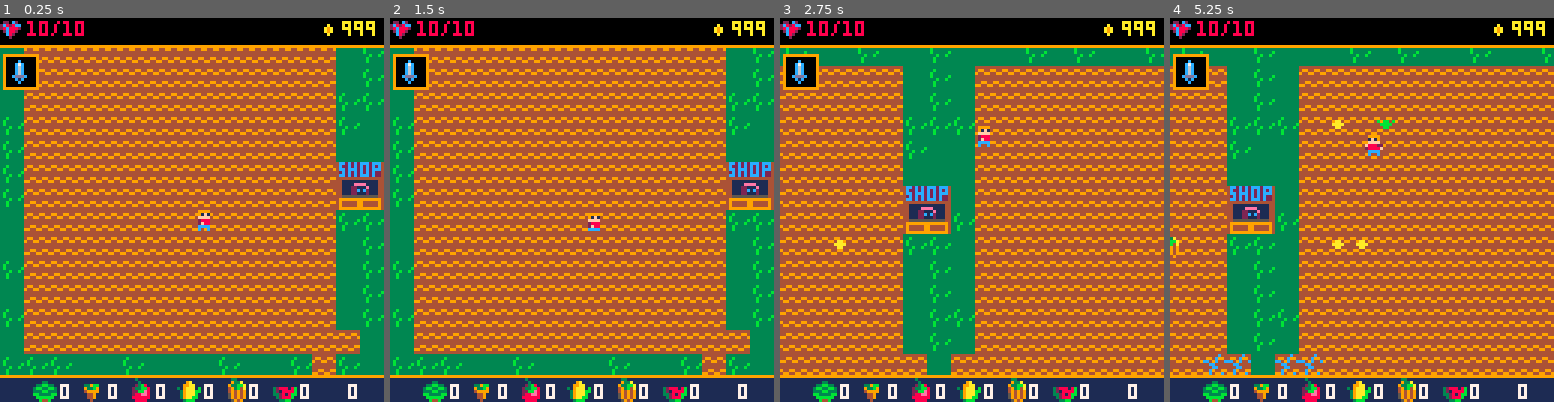
Above: before the commit, frames 1-4 (left to right).
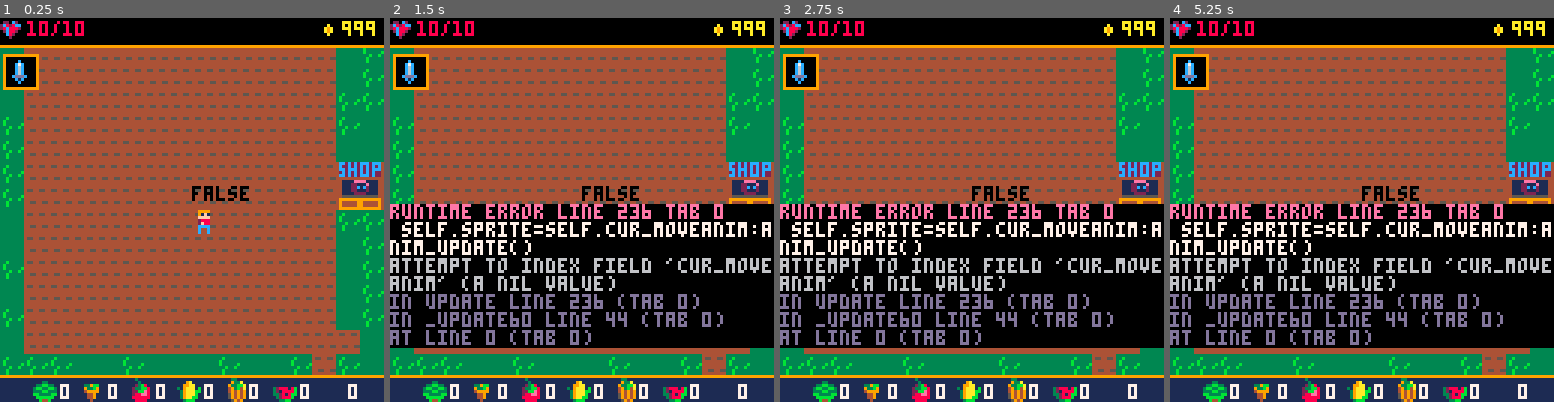
Above: after the commit, the same moments.

Repository: alexjbusch/GameJam2020
Game: PICO-8 cartridge GMTK-GameJam2020-Game/necrofarmicon.p8
Two runs of this game, one before a commit and one after it. Both use one fixed random seed, a clock stepped at 60 frames per second and the inputs below.
Inputs:
- Up to frame 1 (0.25 s): no input
- Up to frame 2 (1.5 s): tap X (X key) at 0.33, 1.07 s; tap O (Z key) at 0.7 s
- Up to frame 3 (2.75 s): hold Right 1.6-2.1 s; tap O (Z key) at 1.7, 2.1, 2.5 s; tap X (X key) at 1.85 s; hold Up 2.15-2.42 s; hold Right from 2.47 s (still down)
- Up to frame 4 (5.25 s): tap O (Z key) every 0.4 s from 2.9 to 4.9 s; tap X (X key) at 2.97, 4.08, 5.2 s; release Right at 3.03 s; hold Left 3.08-3.58 s; hold Down 3.63-3.97 s; hold Right 4.02-4.68 s; hold Up 4.73-5.03 s; hold Left from 5.08 s (still down)

The runs differ from the first frame. In frame 1, 17% of the frame differs, in the area x 6-97%, y 7-93%; in frame 2, 46%; in frame 3, 67%; in frame 4, 67%, in the area x 0-100%, y 7-93%.
Error after the commit: runtime error line 236 tab 0; self.sprite=self.cur_moveanim:anim_update(); attempt to index field 'cur_moveanim' (a nil value)

Commit message:
sword animations

Diff:
--- a/GMTK-GameJam2020-Game/necrofarmicon.p8
+++ b/GMTK-GameJam2020-Game/necrofarmicon.p8
@@ -88,6 +88,7 @@
   end
   player:draw()
   ui_layer:draw()
+  ?player.anim_locked,player.x,player.y-8,0
  end
 end
 
@@ -145,10 +146,15 @@
  anim.f=1
  anim.s=s
  anim.sp=sp
+ anim.done=false
 
  function anim:anim_update()
+  self.done = false
   self.t=(self.t+1)%self.s
   if (self.t==0) self.f=self.f%#self.sp+1
+  if self.f==#self.sp and self.t==self.s-1 then
+   self.done = true
+  end
   return self.sp[self.f]
  end
 
@@ -198,15 +204,31 @@
 keypress_timer=0,
 register={0,0,0,0},
 cur_moveanim=player_idle_lr,
+anim_locked=false,
 update=function(self)
-
+ if self.cur_moveanim.done then
+  self.anim_locked = false
+ end
  self:handle_movement()
- self.sprite=self.cur_moveanim:anim_update()
  if btn(❎) then
   self:plant_seed()
  end
  if btn(🅾️) then
   self:use_item()
+  if self.item=="sword" then
+   if self.direction=="right" or self.direction == "idle" or self.direction=="left" then
+    self.cur_moveanim = player_swing_lr
+    self.anim_locked=true
+   end
+   if self.direction=="up" or self.direction == "idle" then
+    self.cur_moveanim = player_swing_up
+    self.anim_locked=true
+   end
+   if self.direction=="down" or self.direction == "idle" then
+    self.cur_moveanim = player_swing_down
+    self.anim_locked=true
+   end
+  end
  end
  --collision logic here
  for b in all(enemies) do
@@ -214,6 +236,7 @@
    --do collision stuff
   end
  end
+ self.sprite=self.cur_moveanim:anim_update()
 end,
 draw=function(self)
  spr(self.sprite,self.x,self.y,1,1,self.fx,self.fy)
@@ -251,14 +274,16 @@
 		  self.running=true
 		  if self.dash_ready then
 		   if btn(self.last_key_pressed) then
-      self.cur_moveanim = player_dash_lr
+      if (self.anim_locked!=true) self.cur_moveanim = player_dash_lr
 		    self.x+=self.dash_distance
 		    self.dash_ready=false
 		    self.last_button_pressed=nil
 		   end
 		  end
 	  end
-   if (self.dash_ready==false) self.cur_moveanim=player_run_lr
+   if (self.dash_ready==false) and (self.anim_locked!=true) then
+    self.cur_moveanim=player_run_lr
+   end
    self.fx=false
  end
  if btn(⬅️) then
@@ -269,14 +294,16 @@
 	  self.last_key_pressed=⬅️
 	  if self.dash_ready then
     if btn(self.last_key_pressed) then
-     self.cur_moveanim = player_dash_lr
+     if (self.anim_locked!=true) self.cur_moveanim = player_dash_lr
 	    self.x-=self.dash_distance
 	    self.dash_ready=false
 		   self.last_button_pressed=nil
 	   end
 	  end
 	 end
-  if (self.dash_ready==false) self.cur_moveanim=player_run_lr
+  if (self.dash_ready==false) and (self.anim_locked!=true) then
+   self.cur_moveanim=player_run_lr
+  end
   self.fx = true
  end
  if btn(⬆️) then
@@ -287,14 +314,16 @@
 	  self.last_key_pressed=⬆️
 	  if self.dash_ready then
     if btn(self.last_key_pressed) then
-     self.cur_moveanim = player_dash_up
+     if (self.anim_locked!=true) self.cur_moveanim = player_dash_up
 	    self.y-=self.dash_distance
 	    self.dash_ready=false
 		   self.last_button_pressed=nil
 	   end
 	  end
 	 end
-  if (self.dash_ready==false) self.cur_moveanim=player_run_up
+  if (self.dash_ready==false) and (self.anim_locked!=true) then
+   self.cur_moveanim=player_run_up
+  end
  end
  if btn(⬇️) then
 	  if self.y < boundary_y-8 then
@@ -304,35 +333,33 @@
 	  self.last_key_pressed=⬇️
 	  if self.dash_ready then
     if btn(self.last_key_pressed) then
-     self.cur_moveanim = player_dash_dn
+     if (self.anim_locked!=true) self.cur_moveanim = player_dash_dn
 	    self.y+=self.dash_distance
 	    self.dash_ready=false
 		   self.last_button_pressed=nil
 	   end
 	  end
 	 end
-  if (self.dash_ready==false) self.cur_moveanim=player_run_dn
+  if (self.dash_ready==false) and (self.anim_locked!=true) then
+   self.cur_moveanim=player_run_dn
+  end
  end
  if self.last_key_pressed==⬇️ and self.running~=true then
-  self.cur_moveanim = player_idle_dn
+  if (self.anim_locked!=true) self.cur_moveanim = player_idle_dn
  end
  if self.last_key_pressed==⬆️ and self.running~=true then
-  self.cur_moveanim = player_idle_up
+  if (self.anim_locked!=true) self.cur_moveanim = player_idle_up
  end
  if self.last_key_pressed==➡️ and self.running~=true then
-  self.cur_moveanim = player_idle_lr
+  if (self.anim_locked!=true) self.cur_moveanim = player_idle_lr
  end
  if self.last_key_pressed==⬅️ and self.running~=true then
-  self.cur_moveanim = player_idle_lr
+  if (self.anim_locked!=true) self.cur_moveanim = player_idle_lr
  end
 end,
 use_item=function(self)
  if self.item=="sword" then
   self:swing_sword()
-  if (self.direction=="right") self.cur_moveanim = player_swing_lr
-  if (self.direction=="left") self.cur_moveanim = player_swing_lr
-  if (self.direction=="up") self.cur_moveanim = player_swing_up
-  if (self.direction=="down") self.cur_moveanim = player_swing_down
  elseif self.item=="watering_pail" then
   self:water_ground()
  elseif self.item == "hoe" then
Not shown, changed: 128 lines of the sprite sheet (__gfx__) section of GMTK-GameJam2020-Game/necrofarmicon.p8
